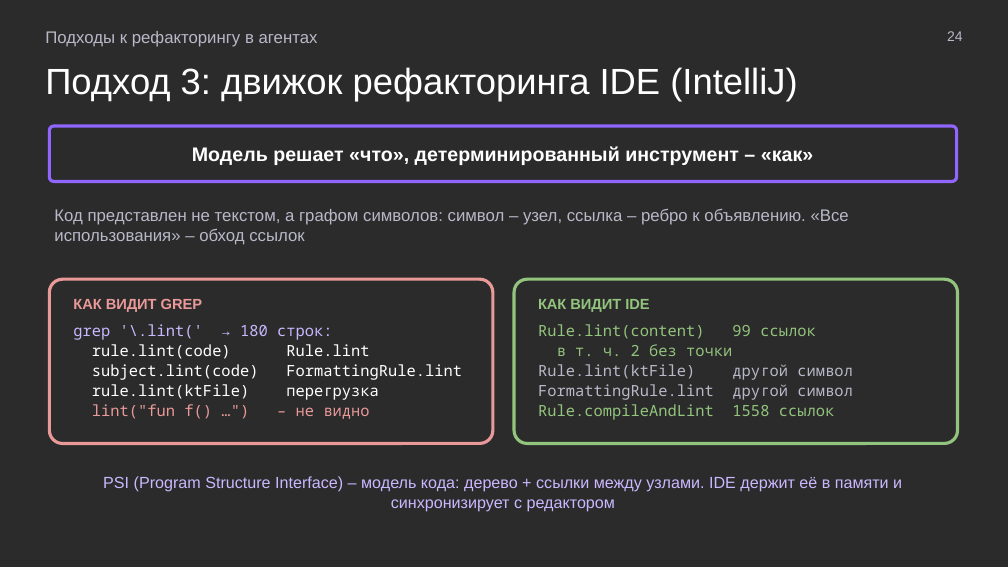
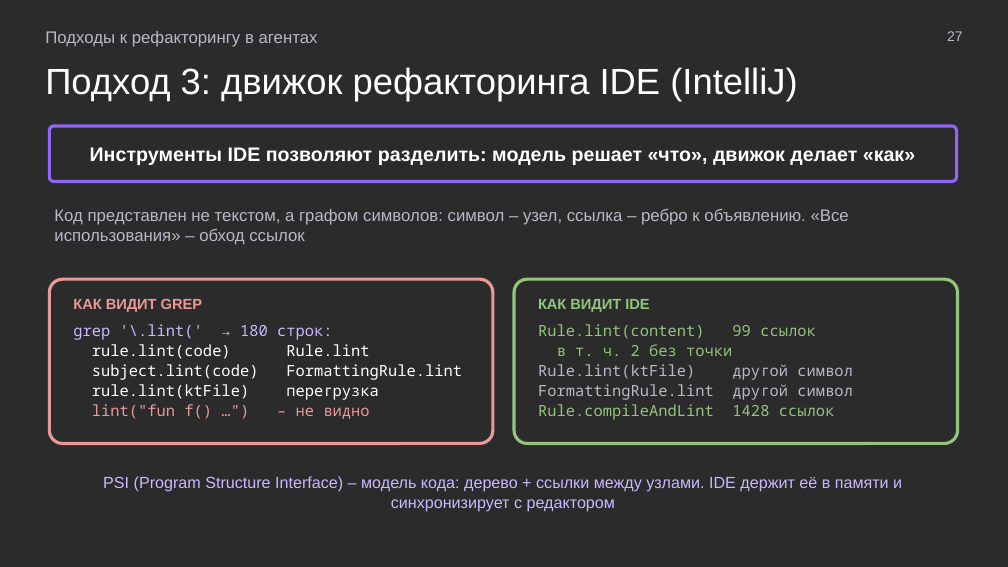
Before and after one commit to MchKosticyn/ide-refactoring-in-ai-agents, a slide deck: slide 27 of Доклад_ Рефакторинг в ИИ-агентах.pptx (slide 24 before the commit). Drawn at 1008x567 pixels with LibreOffice and Linux fonts; fonts in the diff are those of the drawing; background and template pictures are left out; a plain dark background stands for a picture behind light text. Boxes give left, top, right and bottom in pixels: in the first picture for what was removed or moved away, otherwise in the second. Text is boxed around its words. In the diff, an @@ line names an element or a change of style, - is before the commit and + after.

```diff
--- a/Доклад_ Рефакторинг в ИИ-агентах.pptx
+++ b/Доклад_ Рефакторинг в ИИ-агентах.pptx
@@ text at (x1=947, y1=31, x2=963, y2=41): text changed @@
-24
+27
@@ text in rounded rectangle at (x1=90, y1=147, x2=915, y2=165): text changed @@
-Модель решает «что», детерминированный инструмент – «как»
+Инструменты IDE позволяют разделить: модель решает «что», движок делает «как»
@@ text in rounded rectangle at (x1=538, y1=404, x2=835, y2=420): text changed @@
-Rule.compileAndLint 1558 ссылок
+Rule.compileAndLint 1428 ссылок
```
Also in this commit, not shown: 22 other slides changed, 5 slides added, 2 slides removed, 9 other files.
